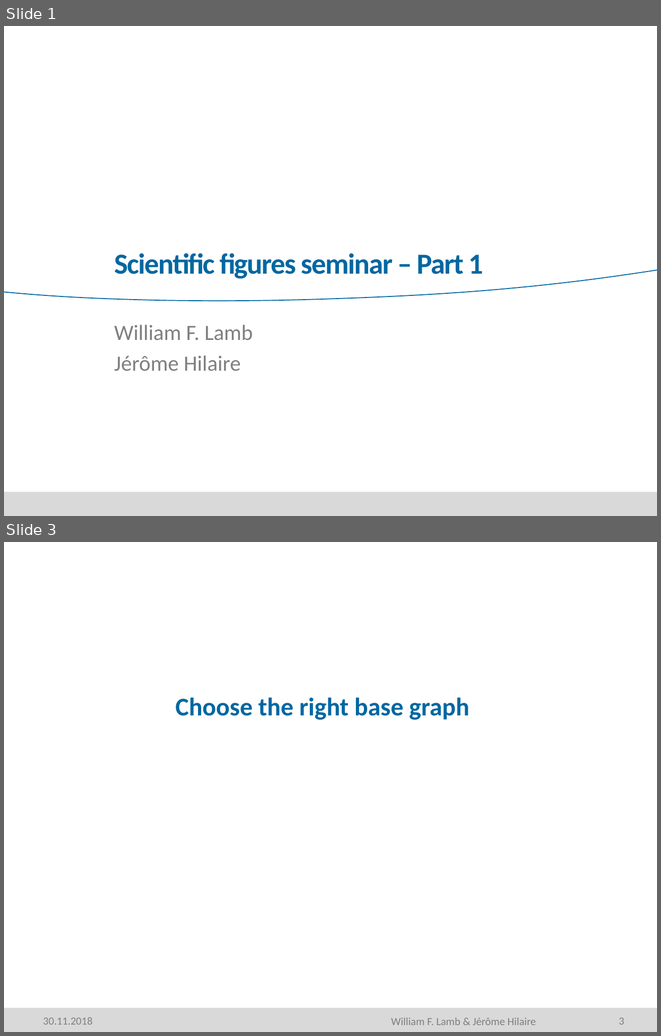
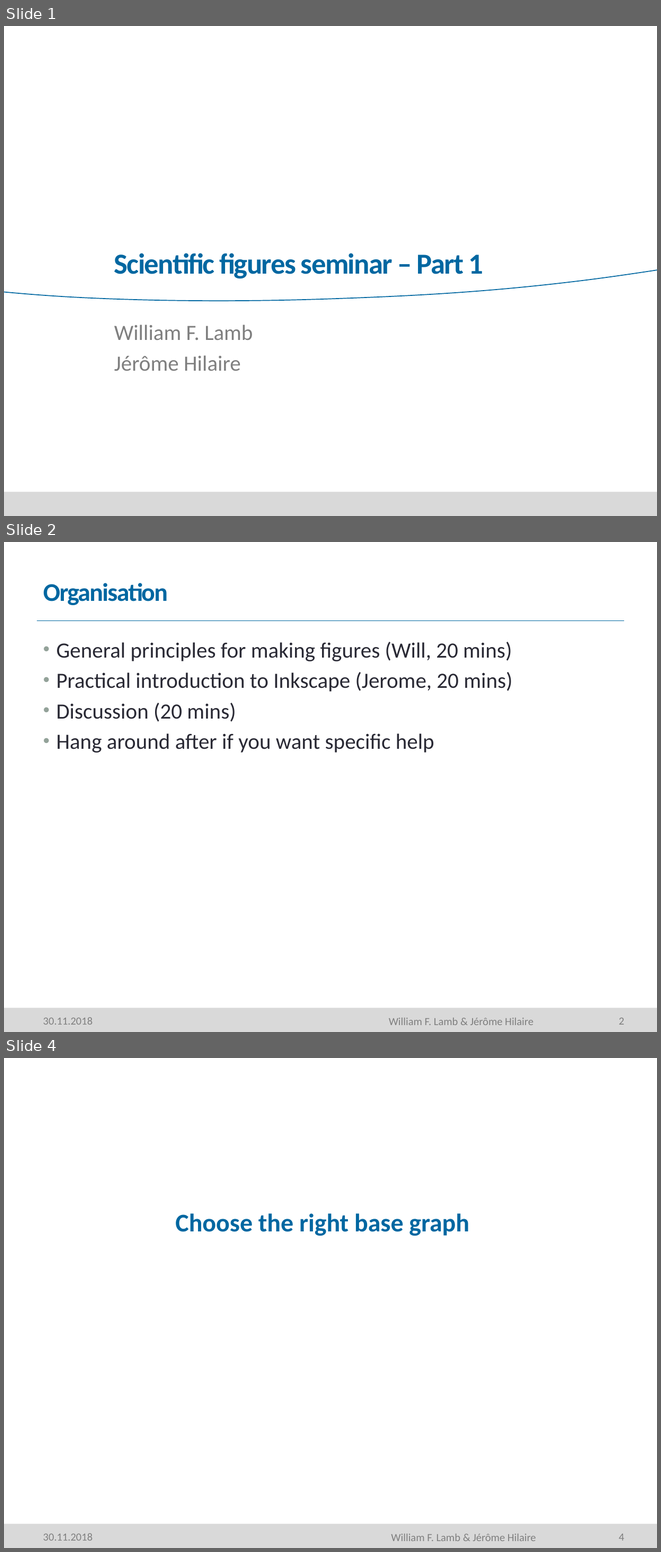
Before and after one commit to mcc-apsis/figures, a slide deck: Resources/Seminar part 1.pptm. Shown one above the other, each under a label of ours: slides 1 and 3 before the commit, slides 1, 2 and 4 after it; the slides between them are not shown. The pictures are 661x1036 and 661x1552 pixels, drawn with LibreOffice and Linux fonts; fonts in the diff are those of the drawing; background and template pictures are left out. Boxes give left, top, right and bottom in pixels: in the first picture for what was removed or moved away, otherwise in the second. Text is boxed around its words. In the diff, an @@ line names an element or a change of style, - is before the commit and + after.

```diff
--- a/Resources/Seminar part 1.pptm
+++ b/Resources/Seminar part 1.pptm
@@ slide 2 added at [4, 542, 657, 1032], background #FFFFFF; not listed: 3 template elements that a slide beside it also shows @@
@@ title added at [43, 583, 168, 605], 28 pt, text #0067A1, bold @@
+Organisation
@@ line added from (37, 621) to (624, 621), #0067A1 1 pt @@
@@ text added at [56, 642, 512, 752], 24 pt, text #292934 @@
+• General principles for making figures (Will, 20 mins)
+• Practical introduction to Inkscape (Jerome, 20 mins)
+• Discussion (20 mins)
+• Hang around after if you want specific help
@@ text added at [389, 1017, 533, 1025], 12 pt, text #7F7F7F @@
+William F. Lamb & Jérôme Hilaire
@@ what was slide 3 is now slide 4 @@
@@ page number at [619, 1533, 624, 1540]: text changed @@
-3
+4
```
Also in this commit, not shown: 13 slides changed, 8 other slides added, 1 slide removed, 5 other files.
